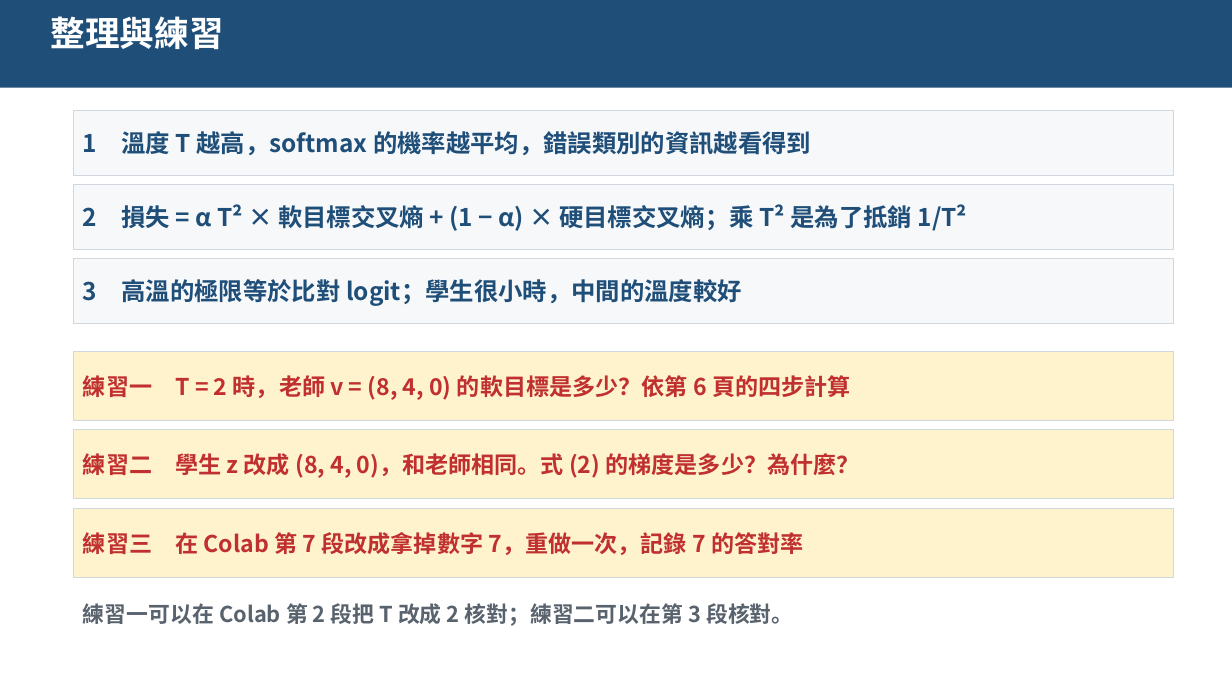
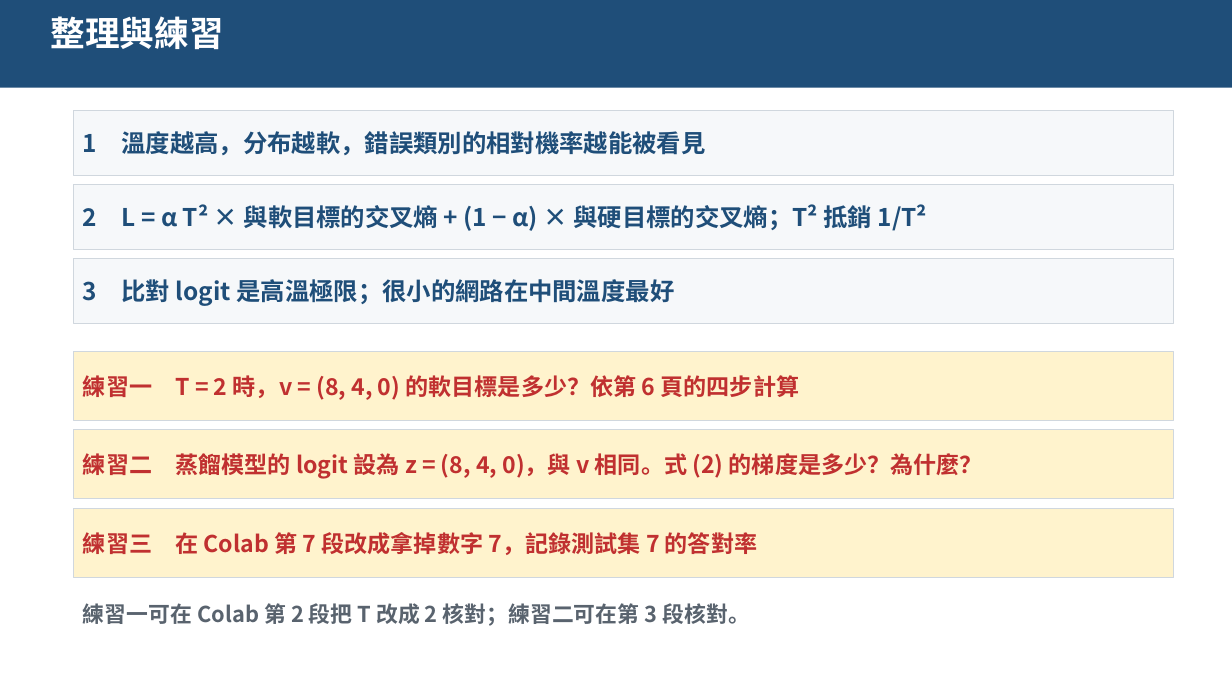
Before and after one commit to pychang-ai/115-1_DLMA, a slide deck: slide 19 of topics/knowledge-distillation/課外主題_知識蒸餾.pptx. Drawn at 1232x693 pixels with LibreOffice and Linux fonts; fonts in the diff are those of the drawing. Boxes give left, top, right and bottom in pixels: in the first picture for what was removed or moved away, otherwise in the second. Text is boxed around its words. In the diff, an @@ line names an element or a change of style, - is before the commit and + after.

```diff
--- a/topics/knowledge-distillation/課外主題_知識蒸餾.pptx
+++ b/topics/knowledge-distillation/課外主題_知識蒸餾.pptx
@@ text in rectangle at (83,131,706,155): text changed @@
-1 溫度 T 越高，softmax 的機率越平均，錯誤類別的資訊越看得到
+1 溫度越高，分布越軟，錯誤類別的相對機率越能被看見
@@ text in rectangle at (83,204,927,231): text changed @@
-2 損失 = α T² × 軟目標交叉熵 + (1 − α) × 硬目標交叉熵；乘 T² 是為了抵銷 1/T²
+2 L = α T² × 與軟目標的交叉熵 + (1 − α) × 與硬目標的交叉熵；T² 抵銷 1/T²
@@ text in rectangle at (83,279,674,306): text changed @@
-3 高溫的極限等於比對 logit；學生很小時，中間的溫度較好
+3 比對 logit 是高溫極限；很小的網路在中間溫度最好
@@ text in rectangle at (83,375,800,400): text changed @@
-練習一 T = 2 時，老師 v = (8, 4, 0) 的軟目標是多少？依第 6 頁的四步計算
+練習一 T = 2 時，v = (8, 4, 0) 的軟目標是多少？依第 6 頁的四步計算
@@ text in rectangle at (83,453,983,479): text changed @@
-練習二 學生 z 改成 (8, 4, 0)，和老師相同。式 (2) 的梯度是多少？為什麼？
+練習二 蒸餾模型的 logit 設為 z = (8, 4, 0)，與 v 相同。式 (2) 的梯度是多少？為什麼？
@@ text in rectangle at (83,532,757,555): text changed @@
-練習三 在 Colab 第 7 段改成拿掉數字 7，重做一次，記錄 7 的答對率
+練習三 在 Colab 第 7 段改成拿掉數字 7，記錄測試集 7 的答對率
@@ text at (83,603,749,626): text changed @@
-練習一可以在 Colab 第 2 段把 T 改成 2 核對；練習二可以在第 3 段核對。
+練習一可在 Colab 第 2 段把 T 改成 2 核對；練習二可在第 3 段核對。
```
Also in this commit, not shown: 17 other slides changed, 1 other file.
